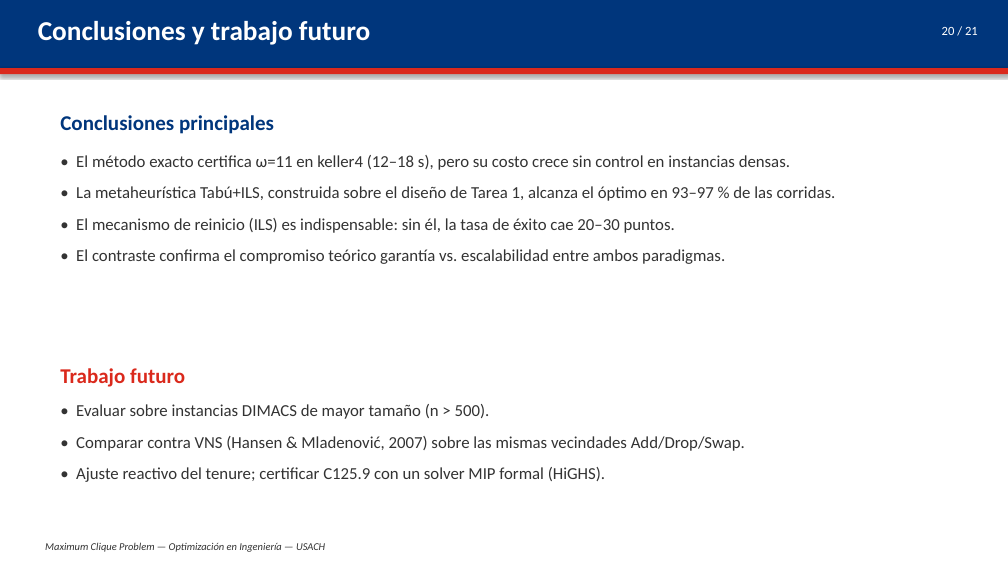
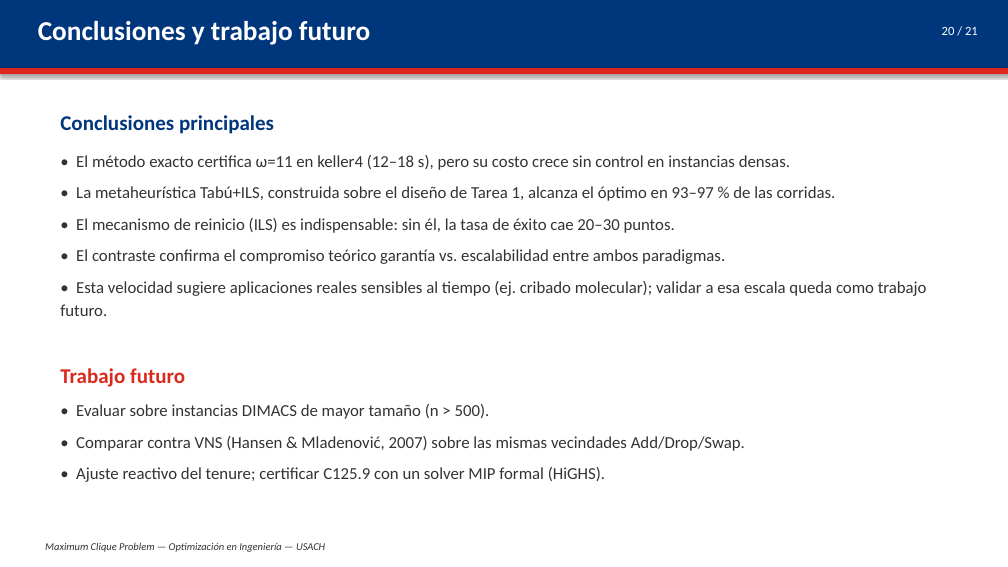
Before and after one commit to dmm-usach/lab-opti, a slide deck: slide 20 of presentacion/Presentacion_MCP.pptx. Drawn at 1008x567 pixels with LibreOffice and Linux fonts; fonts in the diff are those of the drawing. Boxes give left, top, right and bottom in pixels: in the first picture for what was removed or moved away, otherwise in the second. Text is boxed around its words. In the diff, an @@ line names an element or a change of style, - is before the commit and + after.

```diff
--- a/presentacion/Presentacion_MCP.pptx
+++ b/presentacion/Presentacion_MCP.pptx
@@ text at (60, 281, 927, 316): paragraph added @@
+• Esta velocidad sugiere aplicaciones reales sensibles al tiempo (ej. cribado molecular); validar a esa escala queda como trabajo futuro.
```
Also in this commit, not shown: 2 other slides changed, 5 other files.
